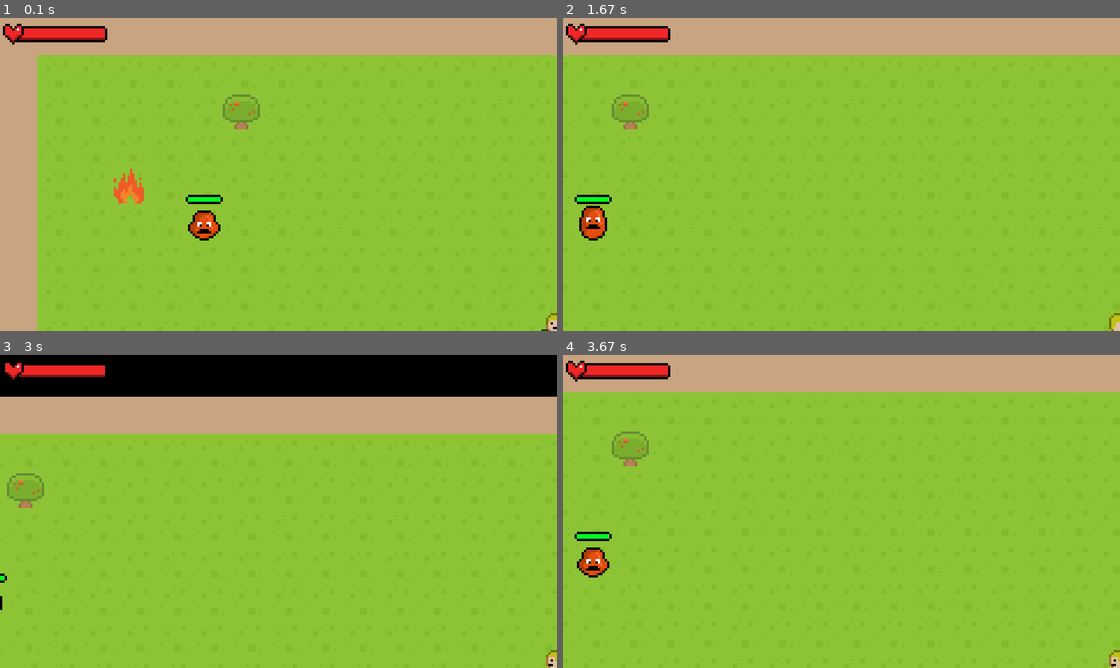
Above: before the commit, frames 1-4 (two rows, left to right).
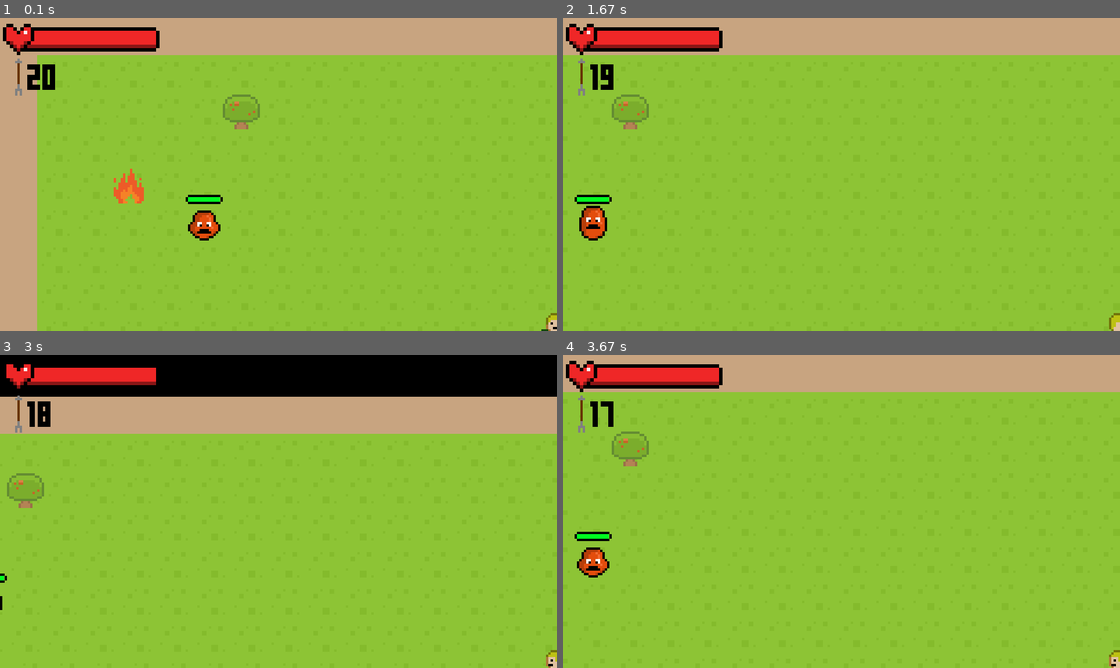
Above: after the commit, the same moments.

Repository: Flashweb14/PyGameRPG
Game: pygame game, started from RPG/__main__.py
Same seed, same stepped clock (60 frames per second), same inputs: the game is played once before the commit and once after it.
Inputs:
- Up to frame 1 (0.1 s): no input
- Up to frame 2 (1.67 s): hold E 0.33-0.8 s; hold D 0.33-0.8 s; hold Space 0.83-1.3 s; hold D 0.83-1.3 s; tap I at 0.98 s; hold D from 1.33 s (still down)
- Up to frame 3 (3 s): release D at 1.8 s; hold W 1.83-2.13 s; tap E at 1.98 s; hold D 2.17-2.63 s; tap I at 2.32 s; hold A from 2.67 s (still down)
- Up to frame 4 (3.67 s): release A at 3.2 s; hold S 3.23-3.53 s; tap E at 3.38 s; hold A from 3.57 s (still down)
The pictures show only the part of the screen within x 0-50%, y 0-50%; the shares and areas given below are measured in that part.

The runs differ from the first frame. In frame 1, 2.2% of the frame differs, in the area x 0-29%, y 1-25%; in frame 2, 2.1%; in frame 3, 1.6%; in frame 4, 2.0%.

Commit message:
:sparkles: Добавление ограниченного запаса стрел и возможности подбирать стрелы

Diff:
--- a/RPG/scripts/consts.py
+++ b/RPG/scripts/consts.py
@@ -36,6 +36,8 @@
 HP_BAR_0 = load_image('resources/sprites/gui/hp_bar/hp_bar_0.png')
 HP_BAR_1 = load_image('resources/sprites/gui/hp_bar/hp_bar_1.png')
 
+ARROWS_INDICATOR = load_image('resources/sprites/gui/arrows_ind.png')
+
 HP_BAR_NPC = load_image('resources/sprites/gui/npc_hp_bar.png')
 
 INVENTORY_IMAGE = load_image('resources/sprites/gui/inventory/inventory.png')
@@ -54,3 +56,5 @@
 
 USE_BUTTON = load_image('resources/sprites/gui/inventory/use_btn.png')
 DROP_BUTTON = load_image('resources/sprites/gui/inventory/drop_btn.png')
+
+GAME_FONT = pygame.font.Font('resources/fonts/font.ttf', 35)
--- a/RPG/scripts/game.py
+++ b/RPG/scripts/game.py
@@ -8,6 +8,7 @@
 from RPG.scripts.red_slime import RedSlime
 from RPG.scripts.gui.inventory.inventory import Inventory
 from RPG.scripts.food import Food
+from RPG.scripts.gui.arrows_ind import ArrowsIndicator
 
 pygame.init()
 
@@ -15,7 +16,7 @@
 class Game:
     def __init__(self):
         self.size = self.width, self.height = 1920, 1080
-        self.screen = pygame.display.set_mode(self.size)
+        self.screen = pygame.display.set_mode(self.size, pygame.FULLSCREEN)
         self.FPS = 60
         self.clock = pygame.time.Clock()
 
@@ -40,6 +41,7 @@
                        self.gui_group, self.harm_sprites, self.enemy_group]
 
         self.hp_bar = None
+        self.arrows_ind = None
 
         self.count = 0
 
@@ -72,6 +74,7 @@
         RedSlime(self, 5, 5)
         RedSlime(self, 10, 10)
         self.hp_bar = HealthBar(self, 5, 10)
+        self.arrows_ind = ArrowsIndicator(self, 26, 70)
         self.inventory = Inventory(self)
         Food(self, 'meat', 9, 9)
         Food(self, 'meat', 14, 10)
--- /dev/null
+++ b/RPG/scripts/gui/arrows_ind.py
@@ -0,0 +1,23 @@
+import pygame
+from RPG.scripts.game_object import GameObject
+from RPG.scripts.consts import ARROWS_INDICATOR, GAME_FONT
+
+
+class ArrowsIndicator(GameObject):
+    def __init__(self, game, x, y):
+        super().__init__(game, ARROWS_INDICATOR, x, y, game.gui_group, game.all_sprites)
+        self.rect.x = x
+        self.rect.y = y
+        num = GAME_FONT.render(str(self.game.player.arrows_left), 0, pygame.Color('black'))
+        num_rect = num.get_rect()
+        num_rect.x = 20
+        num_rect.y = 10
+        self.image.blit(num, num_rect)
+
+    def update(self):
+        pygame.draw.rect(self.image, (0, 0, 0, 0), (12, 0, 58, 64))
+        num = GAME_FONT.render(str(self.game.player.arrows_left), 0, pygame.Color('black'))
+        num_rect = num.get_rect()
+        num_rect.x = 20
+        num_rect.y = 10
+        self.image.blit(num, num_rect)
--- a/RPG/scripts/gui/health_bar.py
+++ b/RPG/scripts/gui/health_bar.py
@@ -11,11 +11,11 @@
         self.rect.y = y
 
     def update(self, *args):
-        pygame.draw.rect(self.image, (0, 0, 0, 0), (36, 8, 140, 20))
+        pygame.draw.rect(self.image, (0, 0, 0, 0), (54, 12, 210, 30))
         if self.game.player.hp >= 0:
             pygame.draw.rect(self.image, (239, 39, 39),
-                             (36, 8, 140 // self.game.player.max_hp * self.game.player.hp, 16))
+                             (54, 12, 210 // self.game.player.max_hp * self.game.player.hp, 24))
             pygame.draw.rect(self.image, (138, 22, 22),
-                             (36, 24, 140 // self.game.player.max_hp * self.game.player.hp, 4))
+                             (54, 36, 210 // self.game.player.max_hp * self.game.player.hp, 6))
         else:
             self.image = HP_BAR_0
--- a/RPG/scripts/player.py
+++ b/RPG/scripts/player.py
@@ -13,9 +13,6 @@
     def __init__(self, game, x, y):
         super().__init__(game, PLAYER_FRONT_IMAGE, x, y, game.player_group, game.all_sprites)
         self.rect = pygame.Rect(((2, 2), (62, 62)))
-        #self.rect.x = TILE_SIZE * x
-        #dself.rect.y = TILE_SIZE * y
-
         self.motion = []
         self.speed = 240
         self.motion_dict = {pygame.K_w: 'up', pygame.K_s: 'down',
@@ -42,6 +39,8 @@
         self.inventory = []
         self.first_time = True
 
+        self.arrows_left = 20
+
     def handle_event(self, event):
         if event.type == pygame.KEYDOWN:
             if event.key == pygame.K_SPACE:
@@ -52,9 +51,10 @@
                     self.image = self.animation_dict_sword[self.direction]
                     self.attack(self.speed_dict[self.direction])
             if event.key == pygame.K_e:
-                if not self.last_shot_time or pygame.time.get_ticks() - self.last_shot_time >= 3 * 10**2:
-                    self.shoot()
-                    self.last_shot_time = pygame.time.get_ticks()
+                if self.arrows_left:
+                    if not self.last_shot_time or pygame.time.get_ticks() - self.last_shot_time >= 3 * 10**2:
+                        self.shoot()
+                        self.last_shot_time = pygame.time.get_ticks()
             if event.key in self.motion_dict:
                 self.direction = self.motion_dict[event.key]
                 if not self.motion:
@@ -100,6 +100,10 @@
                     self.game.all_sprites.remove(obj)
                     self.game.pickable_objects.remove(obj)
                     self.game.inventory.add_item(obj)
+            for arrow in self.game.stopped_arrows_group:
+                if pygame.sprite.collide_rect(self, arrow):
+                    self.arrows_left += 1
+                    self.game.stopped_arrows_group.remove(arrow)
         else:
             self.first_time = False
 
@@ -134,6 +138,7 @@
                 enemy.hp -= 1
 
     def shoot(self):
+        self.arrows_left -= 1
         if self.motion:
             Arrow(self.game, self.motion[0])
         else:
Binary file added: RPG/resources/fonts/font.TTF
Binary file added: RPG/resources/sprites/gui/arrows_ind.png
Binary file changed: RPG/resources/sprites/gui/hp_bar/hp_bar_0.png
Binary file changed: RPG/resources/sprites/gui/hp_bar/hp_bar_1.png
Binary file removed: RPG/resources/sprites/gui/hp_bar/hp_bar_10.png
Binary file removed: RPG/resources/sprites/gui/hp_bar/hp_bar_2.png
Binary file removed: RPG/resources/sprites/gui/hp_bar/hp_bar_3.png
Binary file removed: RPG/resources/sprites/gui/hp_bar/hp_bar_4.png
Binary file removed: RPG/resources/sprites/gui/hp_bar/hp_bar_5.png
Binary file removed: RPG/resources/sprites/gui/hp_bar/hp_bar_6.png
Binary file removed: RPG/resources/sprites/gui/hp_bar/hp_bar_7.png
Binary file removed: RPG/resources/sprites/gui/hp_bar/hp_bar_8.png
(and 1 more such lines)
